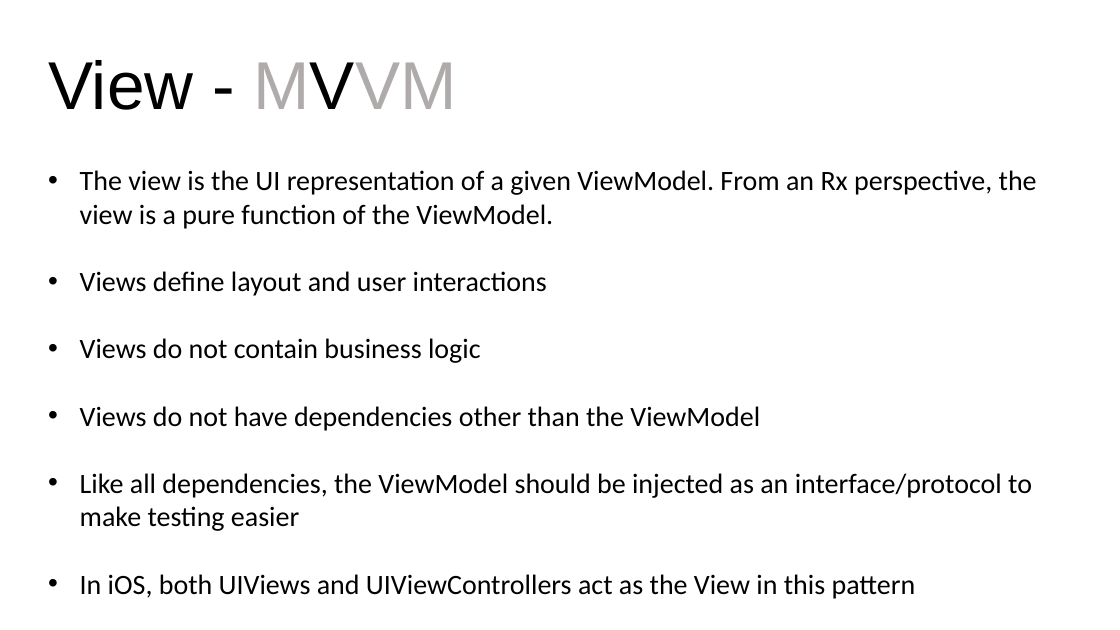
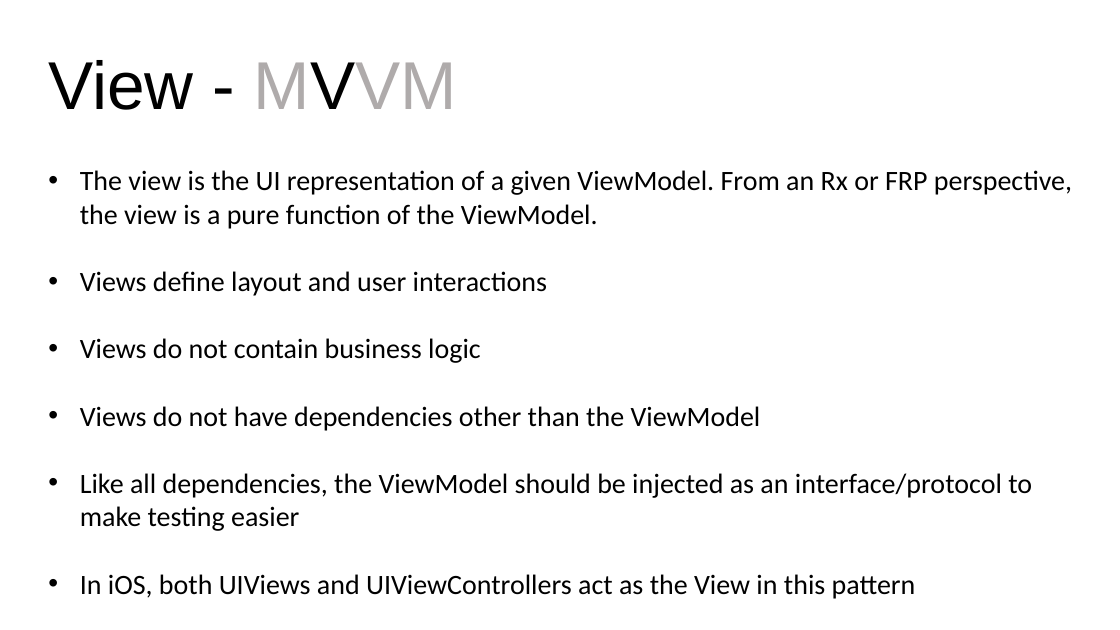
Before and after one commit to jasonjrr/MVVM.Demo, a slide deck: slide 3 of MVVM.Architecture.pptx. Drawn at 1120x630 pixels with LibreOffice and Linux fonts; fonts in the diff are those of the drawing. Boxes give left, top, right and bottom in pixels: in the first picture for what was removed or moved away, otherwise in the second. Text is boxed around its words. In the diff, an @@ line names an element or a change of style, - is before the commit and + after.

Commit message:
Update slide deck

```diff
--- a/MVVM.Architecture.pptx
+++ b/MVVM.Architecture.pptx
@@ text at (80,170,1072,229): text changed @@
-• The view is the UI representation of a given ViewModel. From an Rx perspective, the view is a pure function of the ViewModel.
+• The view is the UI representation of a given ViewModel. From an Rx or FRP perspective, the view is a pure function of the ViewModel.
```
Also in this commit, not shown: 6 other slides changed, 1 slide added, 1 slide removed, 1 other file.
